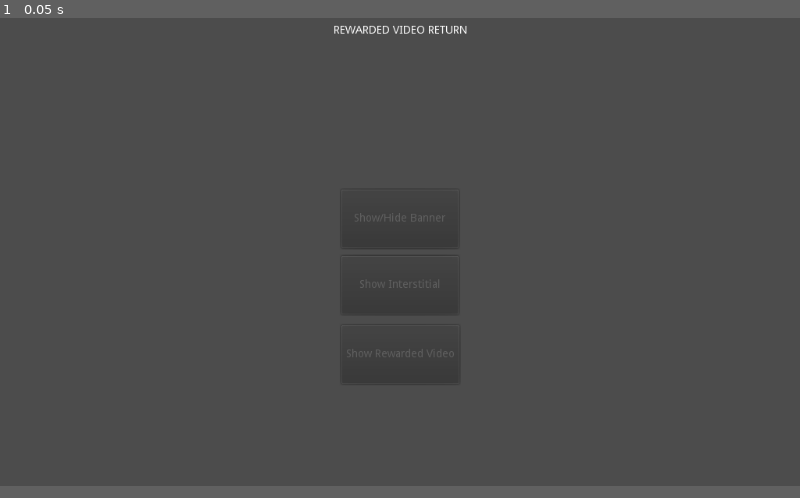
Above: before the commit, frame 1.
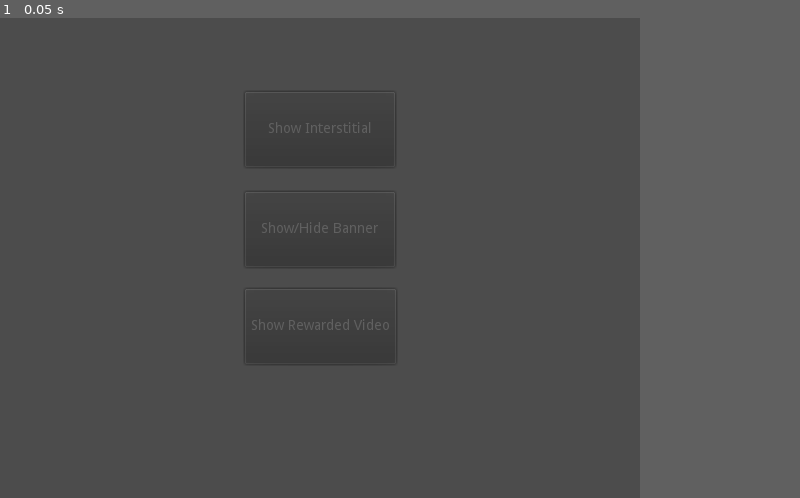
Above: after the commit, the same moment.

Repository: Shin-NiL/Godot-Android-Admob-Plugin
Game: Godot game, scene res://main.tscn
The game is run twice, just before and just after one commit, with the same random seed, the same clock (stepped at 60 frames per second) and the same inputs.
Inputs:
- Up to frame 1 (0.05 s): no input
In our replay, the window is 800x468 before the commit and 640x480 after it. These sizes can differ from the game's own. Grey fills any space a smaller window leaves; there, only what the larger window draws over its background counts as a difference.

The runs differ from the first frame. In frame 1, 0.2% of the frame differs, in the area x 41-59%, y 1-71%.

Commit message:
Added GDScript binding, demo project rewrote, some changes on Java code

Diff:
--- /dev/null
+++ b/demo/admob-lib/admob.gd
@@ -0,0 +1,143 @@
+extends Node
+
+class_name Admob, "res://admob-lib/icon.png"
+
+# signals
+signal banner_loaded
+signal banner_failed_to_load(error_code)
+signal insterstitial_failed_to_load(error_code)
+signal interstitial_loaded
+signal interstitial_closed
+signal rewarded_video_loaded
+signal rewarded_video_closed
+signal rewarded(currency, ammount)
+signal rewarded_video_left_application
+signal rewarded_video_failed_to_load(error_code)
+signal rewarded_video_opened
+signal rewarded_video_started
+
+# properties
+export var is_real:bool setget is_real_set
+export var banner_on_top:bool = true
+export var banner_id:String
+export var interstitial_id:String
+export var rewarded_id:String
+export var child_directed:bool = false
+export(String, "G", "PG", "T", "MA") var max_ad_content_rate
+
+var _admob_singleton = null
+
+
+func _enter_tree():
+	if not init():
+		print("Admob Java Singleton not found")
+
+# setters
+func is_real_set(new_val) -> void:
+	is_real = new_val
+# warning-ignore:return_value_discarded
+	init()
+
+func child_directed_set(new_val) -> void:
+	child_directed = new_val
+# warning-ignore:return_value_discarded
+	init()
+
+func max_ad_content_rate_set(new_val) -> void:
+	if new_val != "G" and new_val != "PG" \
+		and new_val != "T" and new_val != "MA":
+
+		max_ad_content_rate = "G"
+		print("Invalid max_ad_content_rate, using 'G'")
+
+
+# initialization
+func init() -> bool:
+	if(Engine.has_singleton("AdMob")):
+		_admob_singleton = Engine.get_singleton("AdMob")
+		_admob_singleton.initWithContentRating(is_real, get_instance_id(), child_directed, max_ad_content_rate)
+		return true
+	return false
+
+
+# load
+
+func load_banner() -> void:
+	if _admob_singleton != null:
+		_admob_singleton.loadBanner(banner_id, banner_on_top)
+
+func load_interstitial() -> void:
+	if _admob_singleton != null:
+		_admob_singleton.loadInterstitial(interstitial_id)
+
+func load_rewarded_video() -> void:
+	if _admob_singleton != null:
+		_admob_singleton.loadRewardedVideo(rewarded_id)
+
+# show / hide
+
+func show_banner() -> void:
+	if _admob_singleton != null:
+		_admob_singleton.showBanner()
+
+func hide_banner() -> void:
+	if _admob_singleton != null:
+		_admob_singleton.hideBanner()
+
+func show_interstitial() -> void:
+	if _admob_singleton != null:
+		_admob_singleton.showInterstitial()
+
+func show_rewarded_video() -> void:
+	if _admob_singleton != null:
+		_admob_singleton.showRewardedVideo()
+
+# resize
+
+func banner_resize() -> void:
+	if _admob_singleton != null:
+		_admob_singleton.resize()
+
+# dimension
+func get_banner_dimension() -> Vector2:
+	if _admob_singleton != null:
+		return Vector2(_admob_singleton.getBannerWidth(), _admob_singleton.getBannerHeight())
+	return Vector2()
+
+# callbacks
+
+func _on_admob_ad_loaded() -> void:
+	emit_signal("banner_loaded")
+
+func _on_admob_banner_failed_to_load(error_code:int) -> void:
+	emit_signal("banner_failed_to_load", error_code)
+
+func _on_insterstitial_failed_to_load(error_code:int) -> void:
+	emit_signal("insterstitial_failed_to_load", error_code)
+
+func _on_interstitial_loaded() -> void:
+	emit_signal("interstitial_loaded")
+
+func _on_interstitial_close() -> void:
+	emit_signal("interstitial_closed")
+
+func _on_rewarded_video_ad_loaded() -> void:
+	emit_signal("rewarded_video_loaded")
+
+func _on_rewarded_video_ad_closed() -> void:
+	emit_signal("rewarded_video_closed")
+
+func _on_rewarded(currency:String, amount:int) -> void:
+	emit_signal("rewarded", currency, amount)
+
+func _on_rewarded_video_ad_left_application() -> void:
+	emit_signal("rewarded_video_left_application")
+
+func _on_rewarded_video_ad_failed_to_load(error_code:int) -> void:
+	emit_signal("rewarded_video_failed_to_load", error_code)
+
+func _on_rewarded_video_ad_opened() -> void:
+	emit_signal("rewarded_video_opened")
+
+func _on_rewarded_video_started() -> void:
+	emit_signal("rewarded_video_started")
--- a/demo/main.gd
+++ b/demo/main.gd
@@ -1,84 +1,72 @@
 extends Node2D
 
-var admob = null
-var isReal = false
-var isTop = true
-var adBannerId = "ca-app-pub-3940256099942544/6300978111" # [Replace with your Ad Unit ID and delete this message.]
-var adInterstitialId = "ca-app-pub-3940256099942544/1033173712" # [Replace with your Ad Unit ID and delete this message.]
-var adRewardedId = "ca-app-pub-3940256099942544/5224354917" # [There is no testing option for rewarded videos, so you can use this id for testing]
+onready var admob = $Admob
+onready var debug_out = $CanvasLayer/DebugOut
 
 func _ready():
-	if(Engine.has_singleton("AdMob")):
-		admob = Engine.get_singleton("AdMob")
-		admob.init(isReal, get_instance_id())
-		loadBanner()
-		loadInterstitial()
-		loadRewardedVideo()
+	admob.load_banner()
+	admob.load_interstitial()
+	admob.load_rewarded_video()
+# warning-ignore:return_value_discarded
+	get_tree().connect("screen_resized", self, "_on_resize")
 
-	get_tree().connect("screen_resized", self, "onResize")
-
-# Loaders
-
-func loadBanner():
-	if admob != null:
-		admob.loadBanner(adBannerId, isTop)
-
-func loadInterstitial():
-	if admob != null:
-		admob.loadInterstitial(adInterstitialId)
-
-func loadRewardedVideo():
-	if admob != null:
-		admob.loadRewardedVideo(adRewardedId)
-
-# Events
-
-func _on_BtnBanner_toggled(pressed):
-	if admob != null:
-		if pressed: admob.showBanner()
-		else: admob.hideBanner()
+# buttons callbacks
+func _on_BtnBanner_toggled(button_pressed):
+		if button_pressed: admob.show_banner()
+		else: admob.hide_banner()
 
 func _on_BtnInterstitial_pressed():
-	if admob != null:
-		admob.showInterstitial()
+	admob.show_interstitial()
 
 func _on_BtnRewardedVideo_pressed():
-	if admob != null:
-		admob.showRewardedVideo()
+	admob.show_rewarded_video()
 
-func _on_admob_network_error():
-	print("Network Error")
+# Admob callbacks
+func _on_resize():
+	debug_out.text = debug_out.text + "Banner resized\n"
+	admob.banner_resize()
 
-func _on_admob_ad_loaded():
-	print("Ad loaded success")
-	get_node("CanvasLayer/BtnBanner").set_disabled(false)
+func _on_Admob_banner_failed_to_load(error_code):
+	debug_out.text = debug_out.text + "Banner failed to load: Error code " + str(error_code) + "\n"
 
-func _on_interstitial_not_loaded():
-	print("Error: Interstitial not loaded")
+func _on_Admob_banner_loaded():
+	$"CanvasLayer/BtnBanner".disabled = false
+	debug_out.text = debug_out.text + "Banner loaded\n"
 
-func _on_interstitial_loaded():
-	print("Interstitial loaded")
-	get_node("CanvasLayer/BtnInterstitial").set_disabled(false)
+func _on_Admob_interstitial_loaded():
+	$"CanvasLayer/BtnInterstitial".disabled = false
+	debug_out.text = debug_out.text + "Interstitial loaded\n"
 
-func _on_interstitial_close():
-	print("Interstitial closed")
-	get_node("CanvasLayer/BtnInterstitial").set_disabled(true)
+func _on_Admob_interstitial_closed():
+	debug_out.text = debug_out.text + "Interstitial closed\n"
+	$"CanvasLayer/BtnInterstitial".disabled = true
 
-func _on_rewarded_video_ad_loaded():
-	print("Rewarded loaded success")
-	get_node("CanvasLayer/BtnRewardedVideo").set_disabled(false)
+func _on_Admob_insterstitial_failed_to_load(error_code):
+	debug_out.text = debug_out.text + "Interstitial failed to load: Error code " + str(error_code) + "\n"
 
-func _on_rewarded_video_ad_closed():
-	print("Rewarded closed")
-	get_node("CanvasLayer/BtnRewardedVideo").set_disabled(true)
-	loadRewardedVideo()
+func _on_Admob_network_error():
+	debug_out.text = debug_out.text + "Network error\n"
 
-func _on_rewarded(currency, amount):
-	print("Reward: " + currency + ", " + str(amount))
-	get_node("CanvasLayer/LblRewarded").set_text("Reward: " + currency + ", " + str(amount))
+func _on_Admob_rewarded(currency, amount):
+	debug_out.text = debug_out.text + "Rewarded watched, currency: " + str(currency) + " amount:"+ str(amount)+ "\n"
 
-# Resize
+func _on_Admob_rewarded_video_closed():
+	debug_out.text = debug_out.text + "Rewarded video closed\n"
+	$"CanvasLayer/BtnRewardedVideo".disabled = true
+	admob.load_rewarded_video()
 
-func onResize():
-	if admob != null:
-		admob.resize()
+func _on_Admob_rewarded_video_failed_to_load(error_code):
+	debug_out.text = debug_out.text + "Rewarded video failed to load: Error code " + str(error_code) + "\n"
+
+func _on_Admob_rewarded_video_left_application():
+	debug_out.text = debug_out.text + "Rewarded video left application\n"
+
+func _on_Admob_rewarded_video_loaded():
+	$"CanvasLayer/BtnRewardedVideo".disabled = false
+	debug_out.text = debug_out.text + "Rewarded video loaded\n"
+
+func _on_Admob_rewarded_video_opened():
+	debug_out.text = debug_out.text + "Rewarded video opened\n"
+
+func _on_Admob_rewarded_video_started():
+	debug_out.text = debug_out.text + "Rewarded video started\n"
--- a/demo/main.tscn
+++ b/demo/main.tscn
@@ -1,6 +1,7 @@
-[gd_scene load_steps=2 format=2]
+[gd_scene load_steps=3 format=2]
 
 [ext_resource path="res://main.gd" type="Script" id=1]
+[ext_resource path="res://admob-lib/admob.gd" type="Script" id=2]
 
 [node name="Node2D" type="Node2D"]
 script = ExtResource( 1 )
@@ -10,37 +11,89 @@
 
 [node name="CanvasLayer" type="CanvasLayer" parent="."]
 
+[node name="DebugOut" type="RichTextLabel" parent="CanvasLayer"]
+anchor_left = 0.5
+anchor_top = 0.5
+anchor_right = 0.5
+anchor_bottom = 0.5
+margin_left = -186.0
+margin_top = 120.0
+margin_right = 194.0
+margin_bottom = 179.0
+text = "
+"
+scroll_following = true
+__meta__ = {
+"_edit_use_anchors_": false
+}
+
 [node name="BtnBanner" type="Button" parent="CanvasLayer"]
-margin_left = 437.0
-margin_top = 220.0
-margin_right = 587.0
-margin_bottom = 295.0
+anchor_left = 0.5
+anchor_top = 0.5
+anchor_right = 0.5
+anchor_bottom = 0.5
+margin_left = -75.0
+margin_top = -65.6294
+margin_right = 75.0
+margin_bottom = 9.37061
 disabled = true
 toggle_mode = true
 text = "Show/Hide Banner"
+__meta__ = {
+"_edit_use_anchors_": false
+}
 
 [node name="BtnInterstitial" type="Button" parent="CanvasLayer"]
-margin_left = 437.0
-margin_top = 305.0
-margin_right = 587.0
-margin_bottom = 380.0
+anchor_left = 0.5
+anchor_top = 0.5
+anchor_right = 0.5
+anchor_bottom = 0.5
+margin_left = -75.0
+margin_top = -166.077
+margin_right = 75.0
+margin_bottom = -91.0766
 disabled = true
 text = "Show Interstitial"
+__meta__ = {
+"_edit_use_anchors_": false
+}
 
 [node name="BtnRewardedVideo" type="Button" parent="CanvasLayer"]
-margin_left = 437.0
-margin_top = 394.0
-margin_right = 588.0
-margin_bottom = 469.0
+anchor_left = 0.5
+anchor_top = 0.5
+anchor_right = 0.5
+anchor_bottom = 0.5
+margin_left = -75.0
+margin_top = 31.0654
+margin_right = 76.0
+margin_bottom = 106.065
 disabled = true
 text = "Show Rewarded Video"
+__meta__ = {
+"_edit_use_anchors_": false
+}
 
-[node name="LblRewarded" type="Label" parent="CanvasLayer"]
-margin_right = 1026.0
-margin_bottom = 32.0
-text = "REWARDED VIDEO RETURN"
-align = 1
-valign = 1
+[node name="Admob" type="Node" parent="."]
+script = ExtResource( 2 )
+__meta__ = {
+"_editor_description_": ""
+}
+banner_id = "ca-app-pub-3940256099942544/6300978111"
+interstitial_id = "ca-app-pub-3940256099942544/1033173712"
+rewarded_id = "ca-app-pub-3940256099942544/5224354917"
+max_ad_content_rate = "G"
 [connection signal="toggled" from="CanvasLayer/BtnBanner" to="." method="_on_BtnBanner_toggled"]
 [connection signal="pressed" from="CanvasLayer/BtnInterstitial" to="." method="_on_BtnInterstitial_pressed"]
 [connection signal="pressed" from="CanvasLayer/BtnRewardedVideo" to="." method="_on_BtnRewardedVideo_pressed"]
+[connection signal="banner_failed_to_load" from="Admob" to="." method="_on_Admob_banner_failed_to_load"]
+[connection signal="banner_loaded" from="Admob" to="." method="_on_Admob_banner_loaded"]
+[connection signal="insterstitial_failed_to_load" from="Admob" to="." method="_on_Admob_insterstitial_failed_to_load"]
+[connection signal="interstitial_closed" from="Admob" to="." method="_on_Admob_interstitial_closed"]
+[connection signal="interstitial_loaded" from="Admob" to="." method="_on_Admob_interstitial_loaded"]
+[connection signal="rewarded" from="Admob" to="." method="_on_Admob_rewarded"]
+[connection signal="rewarded_video_closed" from="Admob" to="." method="_on_Admob_rewarded_video_closed"]
+[connection signal="rewarded_video_failed_to_load" from="Admob" to="." method="_on_Admob_rewarded_video_failed_to_load"]
+[connection signal="rewarded_video_left_application" from="Admob" to="." method="_on_Admob_rewarded_video_left_application"]
+[connection signal="rewarded_video_loaded" from="Admob" to="." method="_on_Admob_rewarded_video_loaded"]
+[connection signal="rewarded_video_opened" from="Admob" to="." method="_on_Admob_rewarded_video_opened"]
+[connection signal="rewarded_video_started" from="Admob" to="." method="_on_Admob_rewarded_video_started"]
--- a/demo/project.godot
+++ b/demo/project.godot
@@ -8,9 +8,14 @@
 
 config_version=4
 
-_global_script_classes=[  ]
+_global_script_classes=[ {
+"base": "Node",
+"class": "Admob",
+"language": "GDScript",
+"path": "res://admob-lib/admob.gd"
+} ]
 _global_script_class_icons={
-
+"Admob": "res://admob-lib/icon.png"
 }
 
 [android]
@@ -25,9 +30,15 @@
 
 [display]
 
+window/size/width=640
+window/size/height=480
 window/handheld/orientation="sensor"
-window/stretch/mode="viewport"
+window/stretch/mode="2d"
 window/stretch/aspect="keep_height"
+
+[editor_plugins]
+
+enabled=PoolStringArray(  )
 
 [rendering]
 
Binary file added: demo/admob-lib/icon.png
Not shown, changed: demo/export_presets.cfg
Not shown, changed: README.md
Not shown, added: admob-lib/icon.png
Not shown, changed: admob-plugin/src/GodotAdMob.java
Not shown, added: images/properties.png
Not shown, added: images/search_node.png
Not shown, added: images/signals.png
